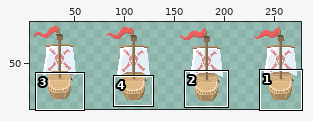
Sprite sheet, stored at bin/animations/ShipUp.png. Above: a wide view before the commit, with the close-up outlined.
Close-up. Before:
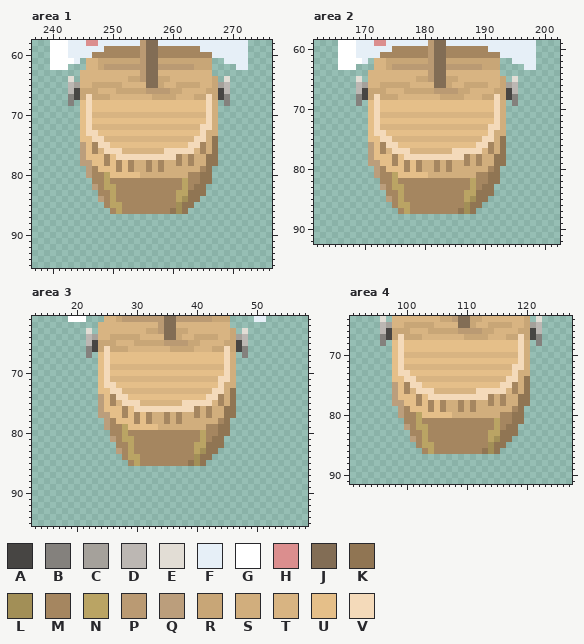
The file is 296x96 pixels. Colours within 5 levels of each other are drawn and written as one. Shown: area 1: x 237..276, y 58..95; area 2: x 162..202, y 59..92; area 3: x 13..58, y 61..95; area 4: x 91..127, y 64..91. The old version is drawn lined up with the new one. The wide view leaves out empty margins.
Palette (. is transparent): A #474543  B #84817d  C #a5a19b  D #bcb7b3  E #e2ddd5  F #e6eff7  G #ffffff  H #db8e8e  J #826d55  K #907553  L #a28f57  M #a58660  N #baa464  P #ba9a73  Q #bb9e7c  R #c8a677  S #d1ae7d  T #d8b482  U #e5bf89  V #f4daba
Pixels before, area 1, first column x 240:
58 GGGFFFHHFFFFFFFPJJFFFFFFFFFFFFFFF
59 GGGFFFFFFMMMMMMPJJMMMMMMMFFFFFFFF
60 GGGFFFFMMMMMMMMPJJMMMMMMMMMFFFFFF
61 GGGGF.TTRRRRRRRPJJRRRRRRRRR..FFFF
62 GGG...TTRPPPPPPPJJPPPPPPRRR....FF
63 .....TTTTTTTTTTPJJTTTTTTTTT......
64 ...E.TTTTTTTTRRPJJRRTTTTTTTR.E...
65 ...DCTTRRRRRTTTTJJRTTRRRRTTRCD...
66 ...DARRRTTTRRRRRPPPPRRTTTTRRAD...
67 ...BARVRRRTTTTTTTRRRRTTTRRVRAB...
68 ...B.UVUUUUUUUUUUUUUUUUUUUVS.B...
69 .....UVUUUUUUUUUUUUUUUUUUUVS.....
70 .....UVTTTTTTTTTTTTTTTTTTTVS.....
71 .....UVUUUUUUUUUUUUUUUUUUUVS.....
72 .....UVTTTTTTTTTTTTTTTTTTVVS.....
73 .....UVVUUUUUUUUUUUUUUUUUVSS.....
74 .....UUVVTTTTTTTTTTTTTTTVVSK.....
75 .....QUMVVUUUUUUUUUUUUUVVMSK.....
76 .....QUMTVVVTTTTTTTVVVVVTMSK.....
77 .....QUUUMUVVVVVVVVVVMSMSSKK.....
78 .....QQUUMUMUMSSMSMSSMSMSSKK.....
79 ......QMUUUMUMSSMSMSSSSSSMK......
80 ......QMMNUUUUUSSSSSSSSMMKK......
81 .......MMNMMMMMMMMMMMMNMMKK......
82 .......QMNNMMMMMMMMMMMNMKK.......
83 ........MMNMMMMMMMMMMNNKKK.......
84 ........QMNMMMMMMMMMMNLKK........
85 .........MNNMMMMMMMMMLKK.........
86 ..........MNMMMMMMMMKLK..........
Pixels before, area 2, first column x 166:
59 GGGFFFHHFFFFFFFPJJFFFFFFFFFFFFFFF
60 GGGFFFFFFMMMMMMPJJMMMMMMMFFFFFFFF
61 GGGFFFFMMMMMMMMPJJMMMMMMMMMFFFFFF
62 GGGGF.TTRRRRRRRPJJRRRRRRRRR..FFFF
63 GGG...TTRPPPPPPPJJPPPPPPRRR....FF
64 .....TTTTTTTTTTPJJTTTTTTTTT......
65 ...E.TTTTTTTTRRPJJRRTTTTTTTR.E...
66 ...DCTTRRRRRTTTTJJRTTRRRRTTRCD...
67 ...DARRRTTTRRRRRPPPPRRTTTTRRAD...
68 ...BARVRRRTTTTTTTRRRRTTTRRVRAB...
69 ...B.UVUUUUUUUUUUUUUUUUUUUVS.B...
70 .....UVUUUUUUUUUUUUUUUUUUUVS.....
71 .....UVTTTTTTTTTTTTTTTTTTTVS.....
72 .....UVUUUUUUUUUUUUUUUUUUUVS.....
73 .....UVTTTTTTTTTTTTTTTTTTVVS.....
74 .....UVVUUUUUUUUUUUUUUUUUVSS.....
75 .....UUVVTTTTTTTTTTTTTTTVVSK.....
76 .....QUMVVUUUUUUUUUUUUUVVMSK.....
77 .....QUMTVVVTTTTTTTVVVVVTMSK.....
78 .....QUUUMUVVVVVVVVVVMSMSSKK.....
79 .....QQUUMUMUMSSMSMSSMSMSSKK.....
80 ......QMUUUMUMSSMSMSSSSSSMK......
81 ......QMMNUUUUUSSSSSSSSMMKK......
82 .......MMNMMMMMMMMMMMMNMMKK......
83 .......QMNNMMMMMMMMMMMNMKK.......
84 ........MMNMMMMMMMMMMNNKKK.......
85 ........QMNMMMMMMMMMMNLKK........
86 .........MNNMMMMMMMMMLKK.........
87 ..........MNMMMMMMMMKLK..........
Pixels before, area 3, first column x 19:
61 GGG...TTRPPPPPPPJJPPPPPPRRR....FF
62 .....TTTTTTTTTTPJJTTTTTTTTT......
63 ...E.TTTTTTTTRRPJJRRTTTTTTTR.E...
64 ...DCTTRRRRRTTTTJJRTTRRRRTTRCD...
65 ...DARRRTTTRRRRRPPPPRRTTTTRRAD...
66 ...BARVRRRTTTTTTTRRRRTTTRRVRAB...
67 ...B.UVUUUUUUUUUUUUUUUUUUUVS.B...
68 .....UVUUUUUUUUUUUUUUUUUUUVS.....
69 .....UVTTTTTTTTTTTTTTTTTTTVS.....
70 .....UVUUUUUUUUUUUUUUUUUUUVS.....
71 .....UVTTTTTTTTTTTTTTTTTTVVS.....
72 .....UVVUUUUUUUUUUUUUUUUUVSS.....
73 .....UUVVTTTTTTTTTTTTTTTVVSK.....
74 .....QUMVVUUUUUUUUUUUUUVVMSK.....
75 .....QUMTVVVTTTTTTTVVVVVTMSK.....
76 .....QUUUMUVVVVVVVVVVMSMSSKK.....
77 .....QQUUMUMUMSSMSMSSMSMSSKK.....
78 ......QMUUUMUMSSMSMSSSSSSMK......
79 ......QMMNUUUUUSSSSSSSSMMKK......
80 .......MMNMMMMMMMMMMMMNMMKK......
81 .......QMNNMMMMMMMMMMMNMKK.......
82 ........MMNMMMMMMMMMMNNKKK.......
83 ........QMNMMMMMMMMMMNLKK........
84 .........MNNMMMMMMMMMLKK.........
85 ..........MNMMMMMMMMKLK..........
Pixels before, area 4, first column x 96:
64 E.TTTTTTTTRRPJJRRTTTTTTTR.E
65 DCTTRRRRRTTTTJJRTTRRRRTTRCD
66 DARRRTTTRRRRRPPPPRRTTTTRRAD
67 BARVRRRTTTTTTTRRRRTTTRRVRAB
68 B.UVUUUUUUUUUUUUUUUUUUUVS.B
69 ..UVUUUUUUUUUUUUUUUUUUUVS..
70 ..UVTTTTTTTTTTTTTTTTTTTVS..
71 ..UVUUUUUUUUUUUUUUUUUUUVS..
72 ..UVTTTTTTTTTTTTTTTTTTVVS..
73 ..UVVUUUUUUUUUUUUUUUUUVSS..
74 ..UUVVTTTTTTTTTTTTTTTVVSK..
75 ..QUMVVUUUUUUUUUUUUUVVMSK..
76 ..QUMTVVVTTTTTTTVVVVVTMSK..
77 ..QUUUMUVVVVVVVVVVMSMSSKK..
78 ..QQUUMUMUMSSMSMSSMSMSSKK..
79 ...QMUUUMUMSSMSMSSSSSSMK...
80 ...QMMNUUUUUSSSSSSSSMMKK...
81 ....MMNMMMMMMMMMMMMNMMKK...
82 ....QMNNMMMMMMMMMMMNMKK....
83 .....MMNMMMMMMMMMMNNKKK....
84 .....QMNMMMMMMMMMMNLKK.....
85 ......MNNMMMMMMMMMLKK......
86 .......MNMMMMMMMMKLK.......
After the commit:
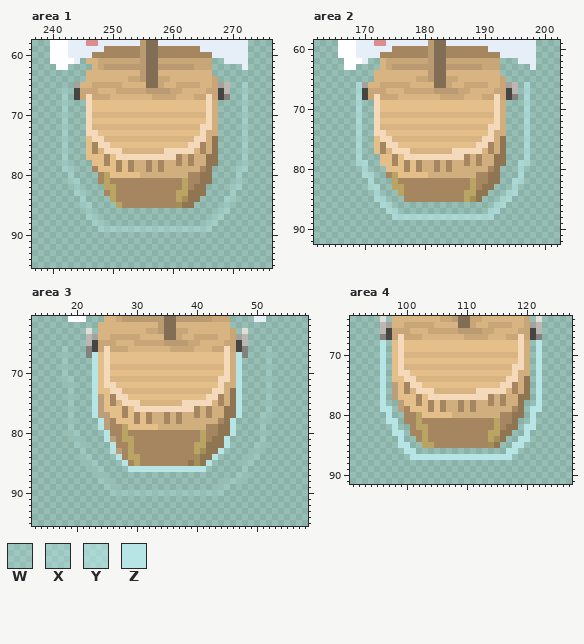
Colours new in this view: W #b7e5e53d  X #b7e5e563  Y #b7e5e5a5  Z #b7e5e5
Difference:
drawings rearranged on the sheet (the old picture shows each at its new place)
Area 1:
y 62: x 240 G -> .; x 246 T -> .; x 271 F -> .
y 63: x 245 T -> .
y 64: x 243 E -> .; x 245 T -> .; x 269 E -> .
y 65: x 243 D -> .; x 272 . -> X
y 66: x 242..243 .D -> X.; x 272 . -> X
y 67: x 242..243 .B -> X.; x 272 . -> X
y 68: x 242..243 .B -> X.; x 245 U -> .; x 269 B -> .; x 272 . -> X
y 69..74: x 242 . -> X; x 245 U -> .; x 272 . -> X
y 75..77: x 242 . -> X; x 245 Q -> .; x 272 . -> X
y 78: x 242 . -> X; x 245..246 QQ -> ..; x 272 . -> X
y 79: x 242..243 .. -> XX; x 246 Q -> .; x 271..272 .. -> XX
y 80: x 243 . -> X; x 246..247 QM -> ..; x 271 . -> X
y 81: x 243..244 .. -> XX; x 247 M -> .; x 271 . -> X
y 82: x 244 . -> X; x 247..248 QM -> ..; x 270..271 .. -> XX
y 83: x 244..245 .. -> XX; x 248 M -> .; x 270 . -> X
y 84: x 245 . -> X; x 248..249 QM -> ..; x 269..270 .. -> XX
y 85: x 245..246 .. -> XX; x 249..250 MN -> ..; x 269 . -> X
y 86: x 246 . -> X; x 250..262 MNMMMMMMMMKLK -> .............; x 268..269 .. -> XX
y 87: x 246..247 .. -> XX; x 267..268 .. -> XX
y 88: x 247..248 .. -> XX; x 266..267 .. -> XX
y 89: x 248..266 ................... -> XXXXXXXXXXXXXXXXXXX
Area 2:
y 62: x 166 G -> .; x 172 T -> .; x 195 F -> .
y 63: x 166 G -> .; x 172 T -> .; x 197 F -> .
y 64: x 171 T -> .
y 65: x 169 E -> .; x 171 T -> .; x 195 E -> .
y 66..67: x 169 D -> Y; x 197 . -> Y
y 68: x 169 B -> Y; x 197 . -> Y
y 69: x 169 B -> Y; x 171 U -> .; x 195 B -> .; x 197 . -> Y
y 70..75: x 169 . -> Y; x 171 U -> .; x 197 . -> Y
y 76..77: x 169 . -> Y; x 171 Q -> .; x 197 . -> Y
y 78: x 169 . -> Y; x 171..172 QU -> ..; x 197 . -> Y
y 79: x 169..172 ..QQ -> YY..; x 196..197 .. -> YY
y 80: x 170 . -> Y; x 172..173 QM -> ..; x 196 . -> Y
y 81: x 170..173 ..QM -> YY..; x 196 . -> Y
y 82: x 171 . -> Y; x 173..174 MM -> ..; x 195..196 .. -> YY
y 83: x 171..174 ..QM -> YY..; x 195 . -> Y
y 84: x 172 . -> Y; x 174..175 MM -> ..; x 191 K -> .; x 194..195 .. -> YY
y 85: x 172..176 ..QMN -> YY...; x 190 K -> .; x 193..194 .. -> YY
y 86: x 173..189 ..MNNMMMMMMMMMLKK -> YY...............; x 192..193 .. -> YY
y 87: x 174..188 ..MNMMMMMMMMKLK -> YY.............; x 191..192 .. -> YY
y 88: x 175..191 ................. -> YYYYYYYYYYYYYYYYY
Area 3:
y 66: x 18 . -> W; x 52 . -> W
y 67..70: x 18 . -> W; x 23 . -> Z; x 47 . -> Z; x 52 . -> W
y 71: x 18..19 .. -> WW; x 23 . -> Z; x 47 . -> Z; x 52 . -> W
y 72..76: x 19 . -> W; x 23 . -> Z; x 47 . -> Z; x 52 . -> W
y 77: x 19 . -> W; x 23 . -> Z; x 47 . -> Z; x 51..52 .. -> WW
y 78..79: x 19 . -> W; x 24 . -> Z; x 46 . -> Z; x 51 . -> W
y 80: x 19..20 .. -> WW; x 25 . -> Z; x 46 . -> Z; x 51 . -> W
y 81: x 20 . -> W; x 25 . -> Z; x 45 . -> Z; x 51 . -> W
y 82: x 20..21 .. -> WW; x 26 . -> Z; x 45 . -> Z; x 50..51 .. -> WW
y 83: x 21 . -> W; x 26 . -> Z; x 44 . -> Z; x 50 . -> W
y 84: x 21..22 .. -> WW; x 27 . -> Z; x 43 . -> Z; x 49..50 .. -> WW
y 85: x 22..23 .. -> WW; x 28 . -> Z; x 42 . -> Z; x 48..49 .. -> WW
y 86: x 23..24 .. -> WW; x 29..41 ............. -> ZZZZZZZZZZZZZ; x 48 . -> W
y 87: x 24 . -> W; x 47..48 .. -> WW
y 88: x 24..25 .. -> WW; x 45..47 ... -> WWW
y 89: x 25..26 .. -> WW; x 44..45 .. -> WW
y 90: x 26..44 ................... -> WWWWWWWWWWWWWWWWWWW
Area 4:
y 68: x 96 B -> Z; x 122 B -> Z
y 69..77: x 96 . -> Z; x 122 . -> Z
y 78: x 96 . -> Z; x 98 Q -> .; x 120 K -> .; x 122 . -> Z
y 79: x 96..97 .. -> ZZ; x 121..122 .. -> ZZ
y 80: x 97 . -> Z; x 99 Q -> .; x 121 . -> Z
y 81: x 97..98 .. -> ZZ; x 119 K -> .; x 121 . -> Z
y 82: x 98 . -> Z; x 100 Q -> .; x 120..121 .. -> ZZ
y 83: x 98..99 .. -> ZZ; x 118 K -> .; x 120 . -> Z
y 84: x 99 . -> Z; x 101 Q -> .; x 117 K -> .; x 119..120 .. -> ZZ
y 85: x 99..100 .. -> ZZ; x 102 M -> .; x 116 K -> .; x 118..119 .. -> ZZ
y 86: x 100..101 .. -> ZZ; x 103..115 MNMMMMMMMMKLK -> .............; x 117..118 .. -> ZZ
y 87: x 101..117 ................. -> ZZZZZZZZZZZZZZZZZ
